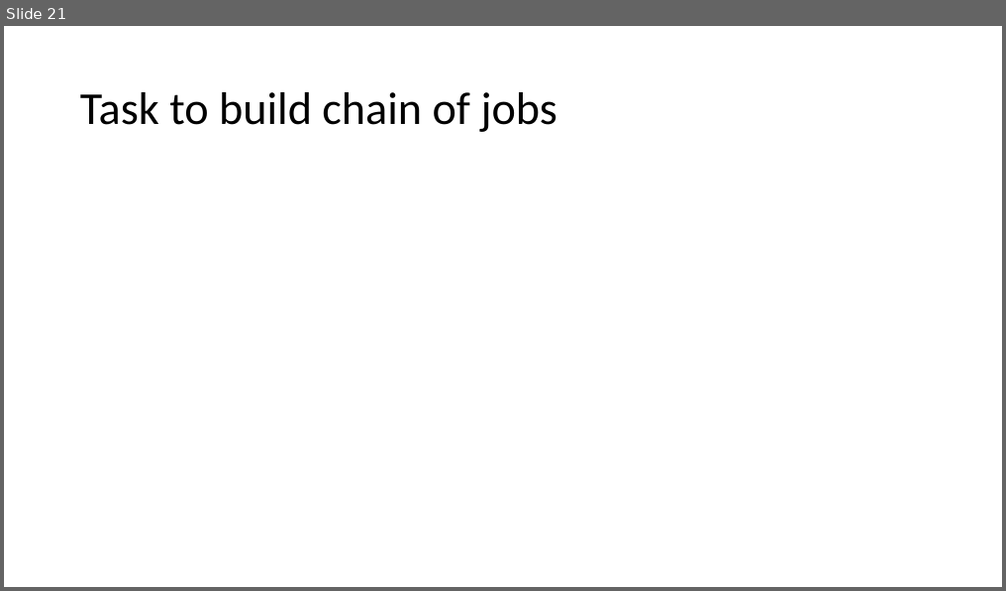
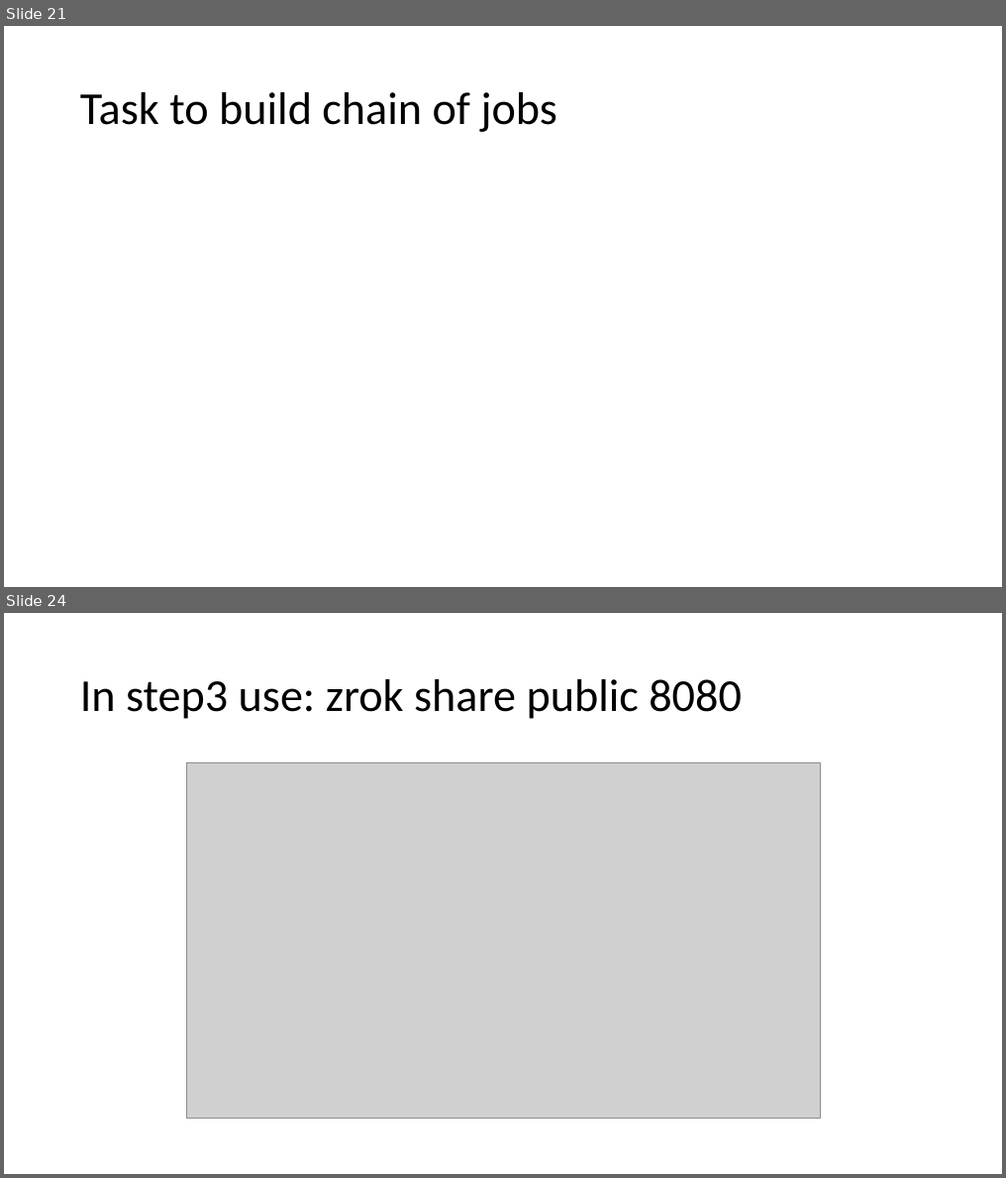
Before and after one commit to ehpvvuser/local, a slide deck: Jenkins.pptx. Shown one above the other, each under a label of ours: slide 21 before the commit, slides 21 and 24 after it; the slides between them are not shown. The pictures are 1006x591 and 1006x1178 pixels, drawn with LibreOffice and Linux fonts; fonts in the diff are those of the drawing; grey boxes stand for pictures. Boxes give left, top, right and bottom in pixels: in the first picture for what was removed or moved away, otherwise in the second. Text is boxed around its words. In the diff, an @@ line names an element or a change of style, - is before the commit and + after.

```diff
--- a/Jenkins.pptx
+++ b/Jenkins.pptx
@@ slide 24 added at [4, 613, 1002, 1174], background #FFFFFF @@
@@ title added at [80, 679, 742, 719], 44 pt, text #000000 @@
+In step3 use: zrok share public 8080
@@ picture added at [186, 762, 819, 1119] @@
```
Also in this commit, not shown: 24 other slides added, 1 other file.
